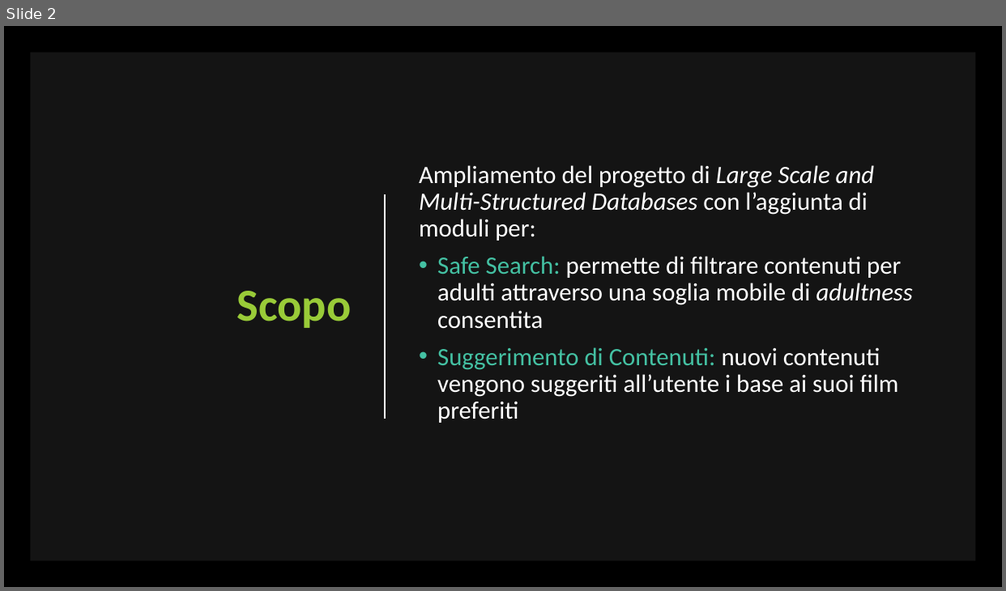
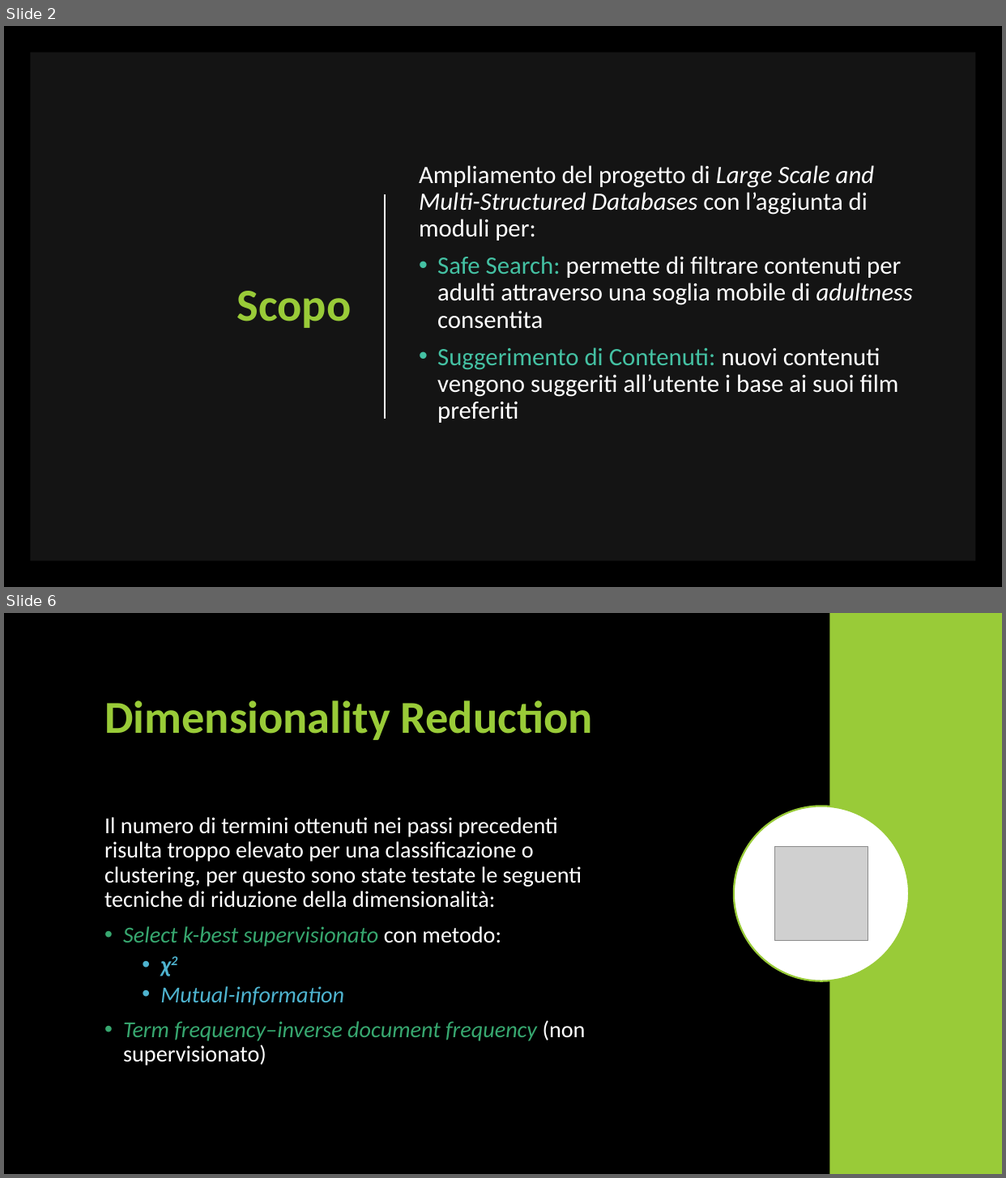
Before and after one commit to unipi-fr/LargeScaleMultiStructureDatabases, a slide deck: Task2/Documentation/Data Mining/Presentazione Data Mining.pptx. Shown one above the other, each under a label of ours: slide 2 before the commit, slides 2 and 6 after it; the slides between them are not shown. The pictures are 1006x591 and 1006x1178 pixels, drawn with LibreOffice and Linux fonts; fonts in the diff are those of the drawing; grey boxes stand for pictures. Boxes give left, top, right and bottom in pixels: in the first picture for what was removed or moved away, otherwise in the second. Text is boxed around its words. In the diff, an @@ line names an element or a change of style, - is before the commit and + after.

```diff
--- a/Task2/Documentation/Data Mining/Presentazione Data Mining.pptx
+++ b/Task2/Documentation/Data Mining/Presentazione Data Mining.pptx
@@ slide 6 added at [4, 613, 1002, 1174], background #000000 @@
@@ rectangle added at [829, 613, 1002, 1174], fill #99CB38 @@
@@ title added at [104, 700, 592, 740], 44 pt, text #99CB38, bold @@
+Dimensionality Reduction
@@ ellipse added at [734, 806, 909, 982], fill #FFFFFF, outline #99CB38 1.75 pt @@
@@ text added at [104, 817, 586, 1066], 22 pt, text #FFFFFF @@
+Il numero di termini ottenuti nei passi precedenti risulta troppo elevato per una classificazione o clustering, per questo sono state testate le seguenti tecniche di riduzione della dimensionalità:
+• Select k-best supervisionato con metodo:
+  • χ2
+  • Mutual-information
+• Term frequency–inverse document frequency (non supervisionato)
@@ picture added at [775, 847, 868, 941] @@
```
Also in this commit, not shown: 2 slides changed, 4 other slides added, 1 slide removed, 3 other files.
